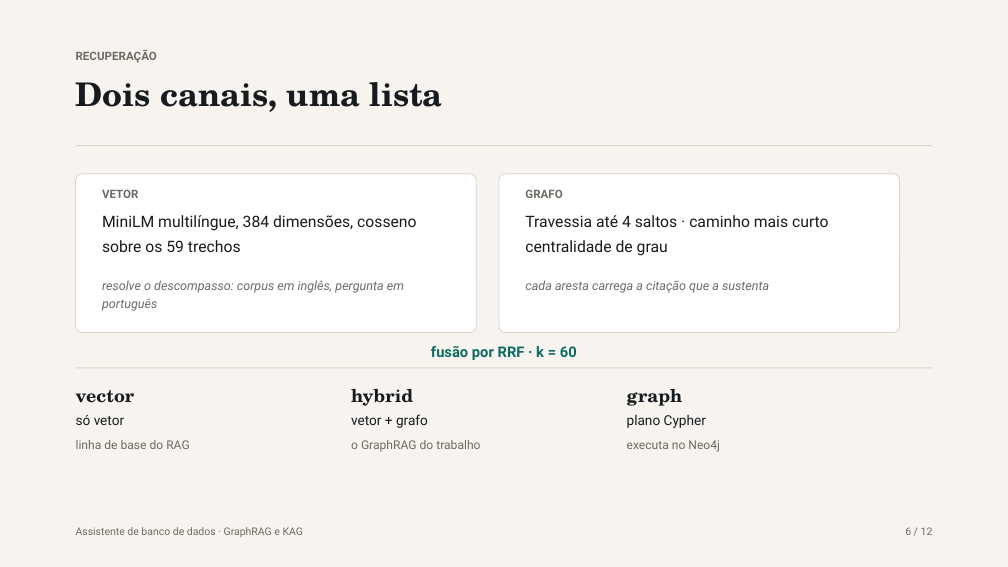
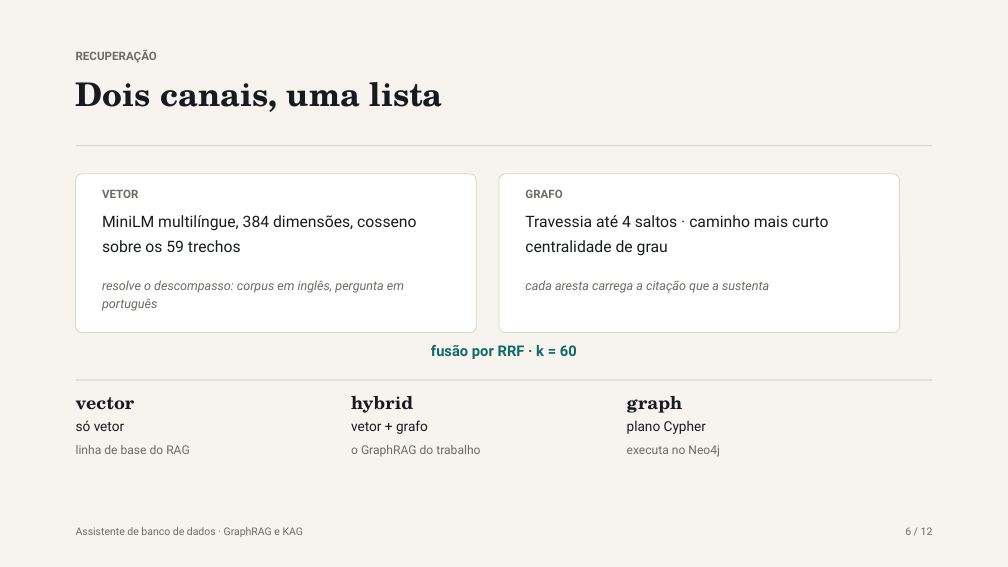
Before and after one commit to Jeff-Cunha/Assistente_BDGraph, a slide deck: slide 6 of docs/apresentacao/slides.pptx. Drawn at 1008x567 pixels with LibreOffice and Linux fonts; fonts in the diff are those of the drawing. Boxes give left, top, right and bottom in pixels: in the first picture for what was removed or moved away, otherwise in the second. Text is boxed around its words. In the diff, an @@ line names an element or a change of style, - is before the commit and + after.

Commit message:
Confere o deck no render real e corrige quatro defeitos de layout
LibreOffice 26.8.3 extraido do .msi oficial (msiexec /a, sem instalacao e sem
UAC) para converter slides.pptx em PDF e olhar o resultado. A previa anterior
era um desenho aproximado; agora e o render de verdade.

Defeitos que so o render mostrou:
- slide 1: a nota da capa ainda dizia 'ao vivo no fim'
- slide 6: a linha do RRF cortava o texto do proprio rotulo
- slide 9: a legenda caia em cima do print; recorte refeito para mostrar
  pergunta, resposta, afirmacoes, painel de sustentacao, subgrafo e citacoes
- slide 10: a linha do cabecalho da tabela virava uma faixa cinza atras dos
  rotulos

previa-slides.png passa a ser a folha de contato do PDF, e o roteiro explica
como regenerar sem PowerPoint.

```diff
--- a/docs/apresentacao/slides.pptx
+++ b/docs/apresentacao/slides.pptx
@@ rectangle: place and size @@
-rectangle at bbox=[76, 368, 932, 368]
+rectangle at bbox=[76, 380, 932, 380]
@@ 9 texts: place and size @@
-9 texts at bbox=[76, 389, 720, 452]
+9 texts at bbox=[76, 396, 720, 457]
```
Also in this commit, not shown: 3 other slides changed, 3 other files.
